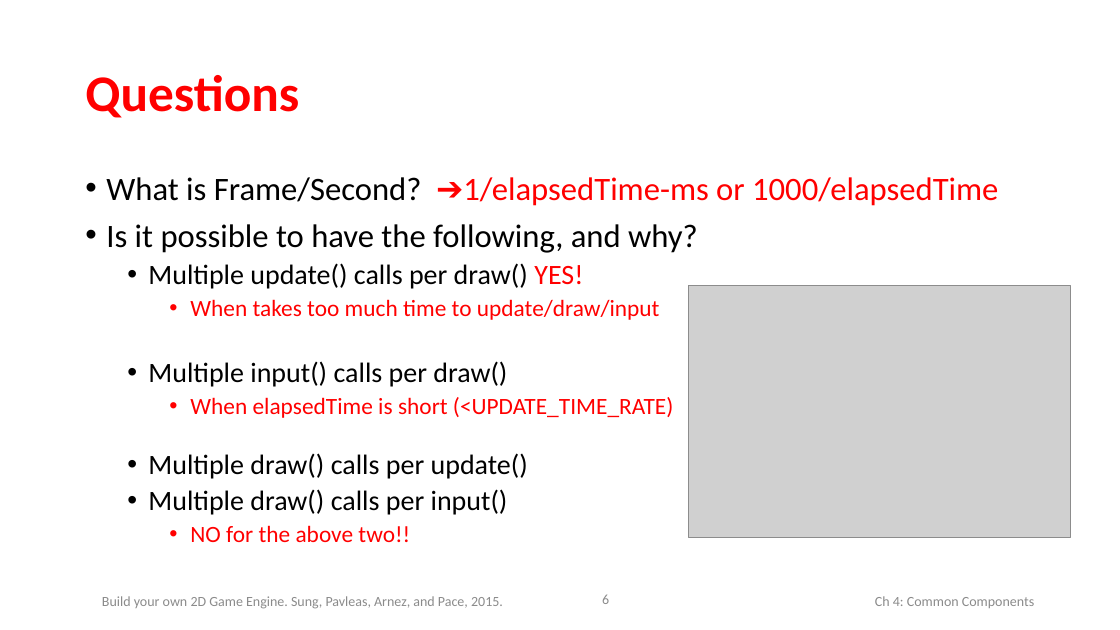
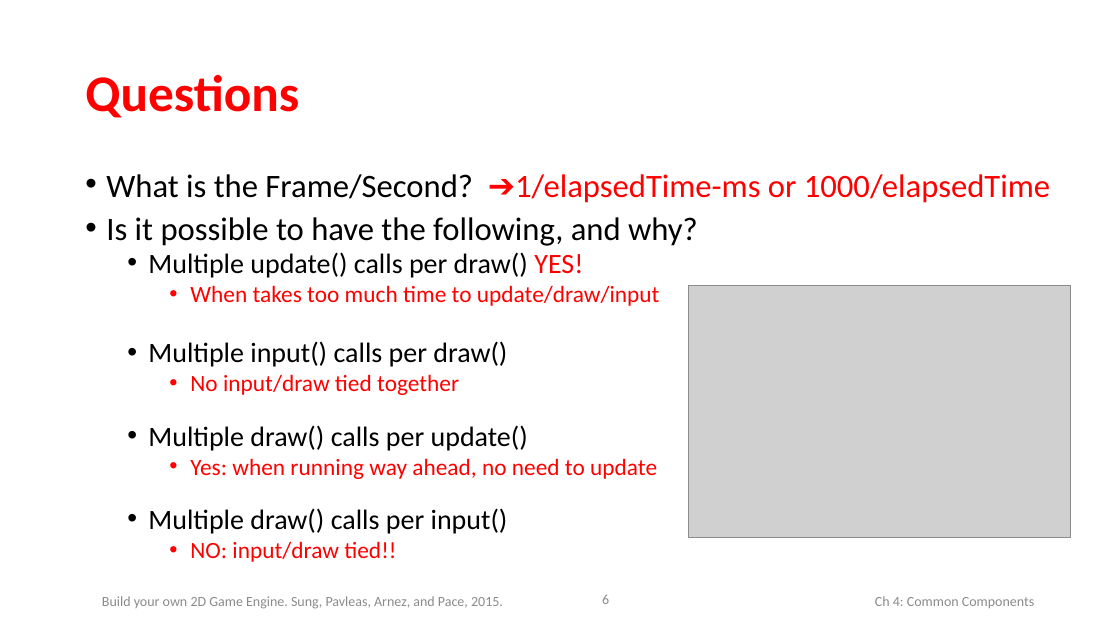
Before and after one commit to HTML5GameEngineGroup/html5engine, a slide deck: slide 6 of Book-PPT/Chap4.pptx. Drawn at 1120x630 pixels with LibreOffice and Linux fonts; fonts in the diff are those of the drawing; grey boxes stand for pictures. Boxes give left, top, right and bottom in pixels: in the first picture for what was removed or moved away, otherwise in the second. Text is boxed around its words. In the diff, an @@ line names an element or a change of style, - is before the commit and + after.

Commit message:
Updated in-class question answer

```diff
--- a/Book-PPT/Chap4.pptx
+++ b/Book-PPT/Chap4.pptx
@@ text at [106, 174, 1050, 203]: text changed @@
-• What is Frame/Second? ➔1/elapsedTime-ms or 1000/elapsedTime
+• What is the Frame/Second? ➔1/elapsedTime-ms or 1000/elapsedTime
@@ text at [106, 217, 698, 534]: line spacing 0.9 to 0.8 @@
@@ text at [190, 374, 459, 395]: text changed @@
-    • When elapsedTime is short (<UPDATE_TIME_RATE)
+    • No input/draw tied together
@@ text at [190, 458, 657, 479]: paragraph added @@
+    • Yes: when running way ahead, no need to update
@@ text at [190, 541, 396, 562]: text changed @@
-    • NO for the above two!!
+    • NO: input/draw tied!!
```
Also in this commit, not shown: 1 other slide changed.
